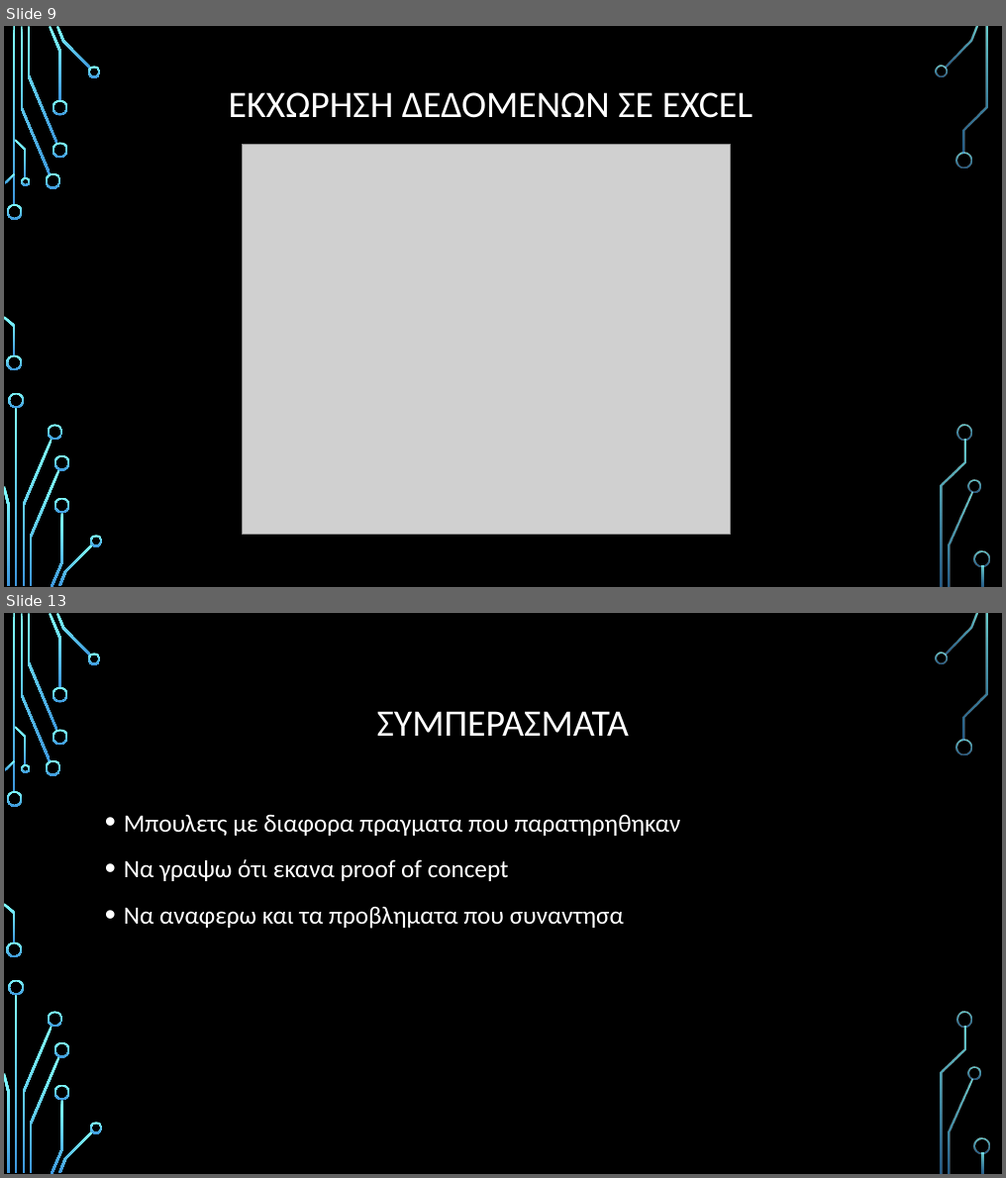
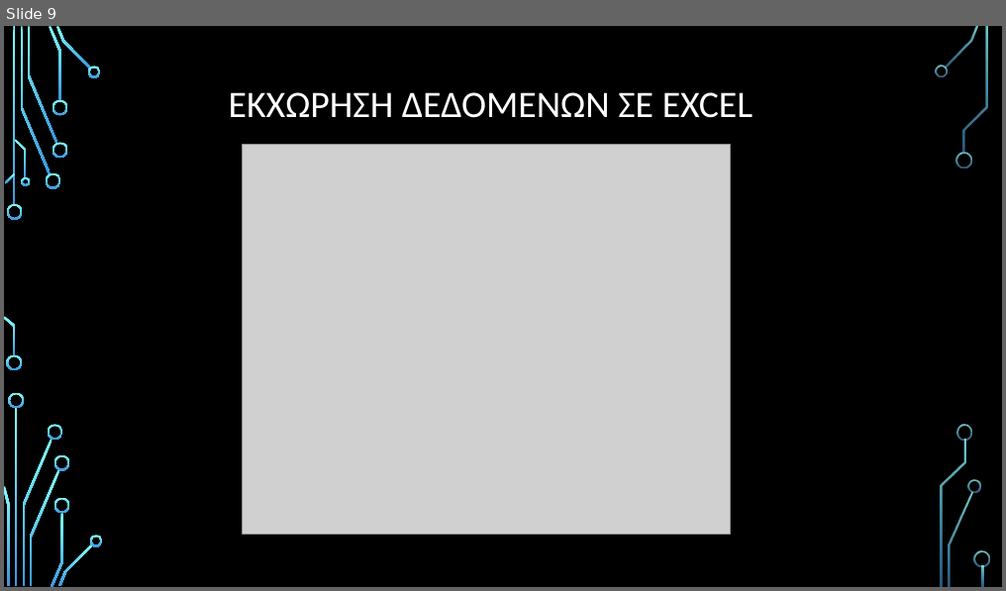
Before and after one commit to johny-kampe/Athletic-Performance-Optimization-Diploma-Thesis, a slide deck: Athletic Performance Optimization.pptx. Shown one above the other, each under a label of ours: slides 9 and 13 before the commit, slide 9 after it; the slides between them are not shown. The pictures are 1006x1178 and 1006x591 pixels, drawn with LibreOffice and Linux fonts; fonts in the diff are those of the drawing; grey boxes stand for pictures; background and template pictures are left out. Boxes give left, top, right and bottom in pixels: in the first picture for what was removed or moved away, otherwise in the second. Text is boxed around its words. In the diff, an @@ line names an element or a change of style, - is before the commit and + after.

```diff
--- a/Athletic Performance Optimization.pptx
+++ b/Athletic Performance Optimization.pptx
@@ slide 13 removed at [4,613,1002,1174], background picture (left out); not listed: 36 template elements that a slide beside it also shows @@
@@ title removed at [377,711,629,736] @@
-ΣΥΜΠΕΡΑΣΜΑΤΑ
@@ text removed at [124,814,681,929] @@
-• Μπουλετς με διαφορα πραγματα που παρατηρηθηκαν
-• Να γραψω ότι εκανα proof of concept
-• Να αναφερω και τα προβληματα που συναντησα
```
Also in this commit, not shown: 3 slides changed, 6 slides added, 3 other slides removed.
